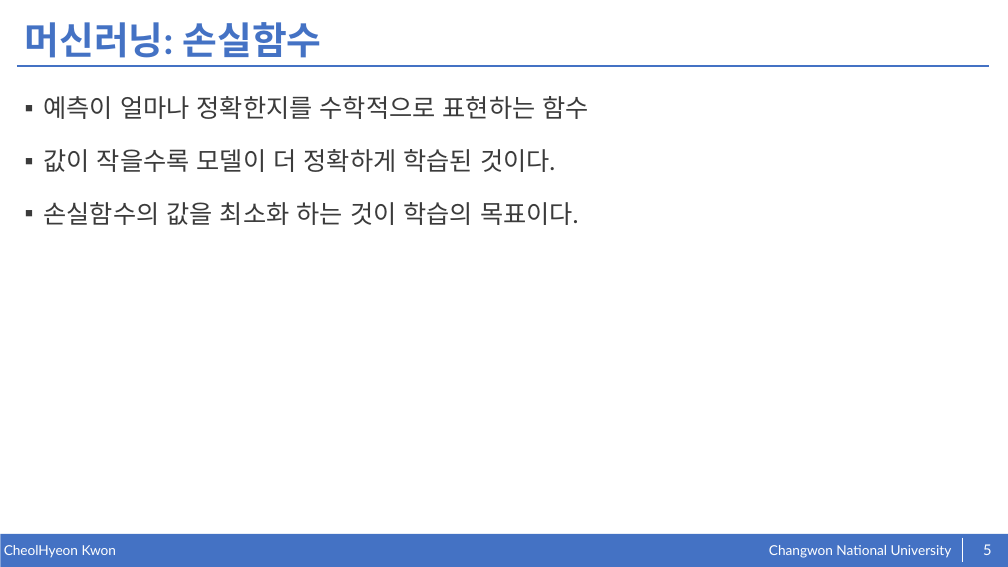
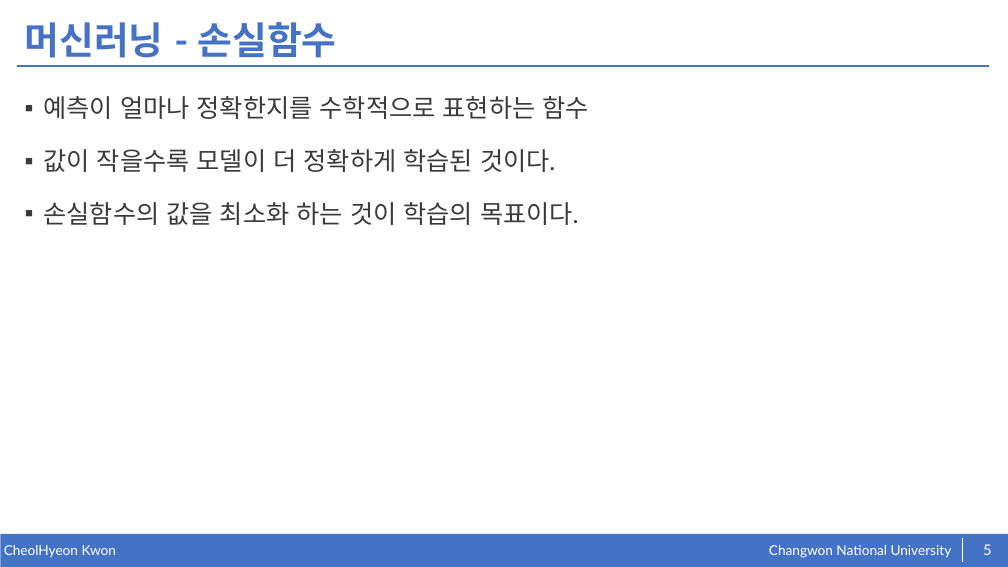
Before and after one commit to kkcchh9999/Studied_in_NOSLab, a slide deck: slide 5 of presentation/Machine_Learning.pptx. Drawn at 1008x567 pixels with LibreOffice and Linux fonts; fonts in the diff are those of the drawing. Boxes give left, top, right and bottom in pixels: in the first picture for what was removed or moved away, otherwise in the second. Text is boxed around its words. In the diff, an @@ line names an element or a change of style, - is before the commit and + after.

```diff
--- a/presentation/Machine_Learning.pptx
+++ b/presentation/Machine_Learning.pptx
@@ title at (25,22,337,58): text changed @@
-머신러닝: 손실함수
+머신러닝 - 손실함수
```
Also in this commit, not shown: 6 other slides changed.
